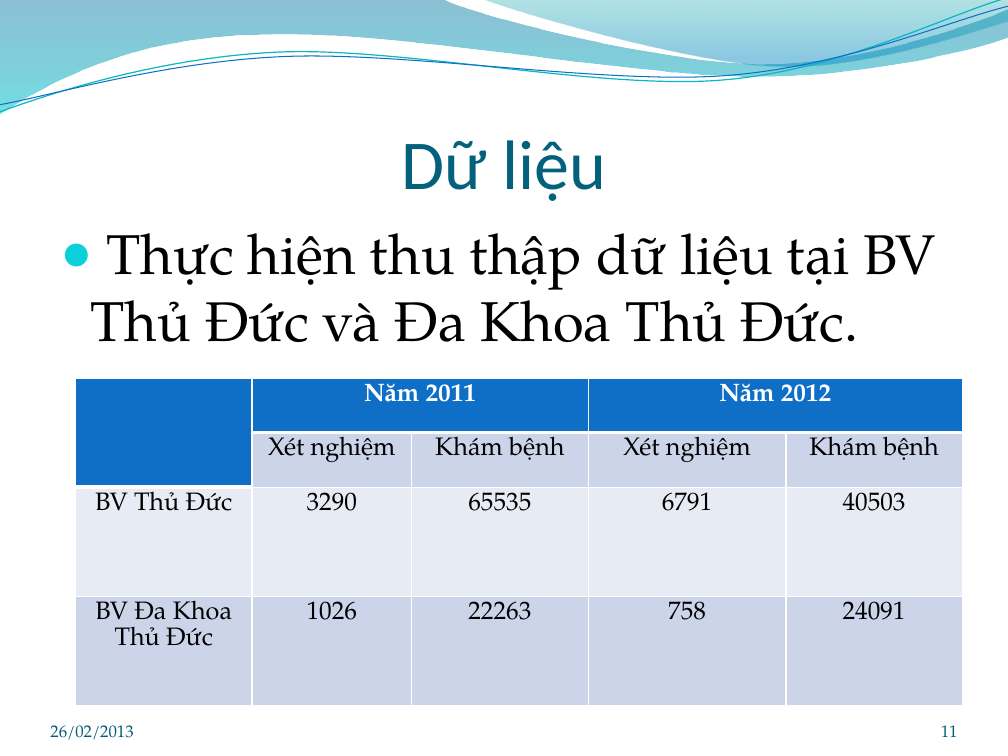
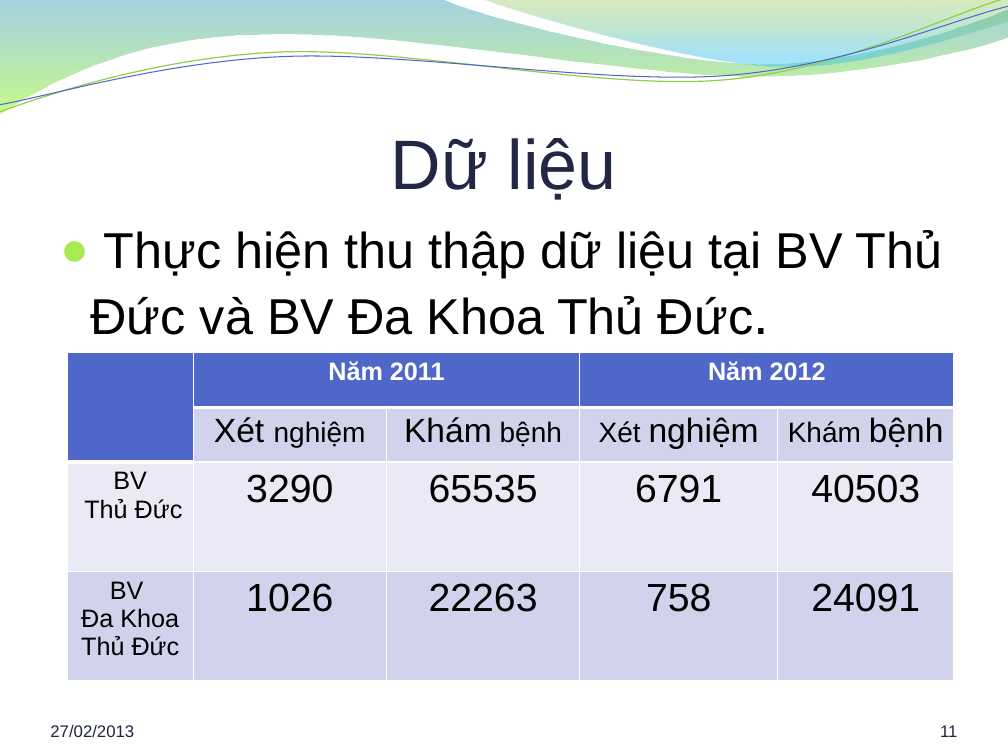
Before and after one commit to hung94it/benhvien, a slide deck: slide 11 of Diabetes/Documents/Report/Bao cao khoa luan.pptx. Drawn at 1008x756 pixels with LibreOffice and Linux fonts; fonts in the diff are those of the drawing; background and template pictures are left out. Boxes give left, top, right and bottom in pixels: in the first picture for what was removed or moved away, otherwise in the second. Text is boxed around its words. In the diff, an @@ line names an element or a change of style, - is before the commit and + after.

```diff
--- a/Diabetes/Documents/Report/Bao cao khoa luan.pptx
+++ b/Diabetes/Documents/Report/Bao cao khoa luan.pptx
@@ freeform shape at <box>0,0,1008,114</box>: fill gradient #0074A1 to #00C6CF to gradient #3B9CBF to #9CFA24 @@
@@ freeform shape at <box>0,0,1008,117</box>: outline #0AB8BF 0.85 pt to #93CE48 0.85 pt @@
@@ freeform shape at <box>0,6,1008,112</box>: outline #0F6FC6 0.75 pt to #4E67C8 0.75 pt @@
@@ freeform shape at <box>483,0,1008,70</box>: fill gradient #00A1A9 to #008BBF to gradient #7EBE2C to #39C1F1 @@
@@ title "Dữ liệu" at <box>391,138,617,200</box>: font Calibri to Arial, text colour #04617B to #212745 @@
@@ text at <box>91,230,943,335</box>: text changed; size 40 to 36 pt; font TeX Gyre Pagella to Arial @@
-● Thực hiện thu thập dữ liệu tại BV Thủ Đức và Đa Khoa Thủ Đức.
+● Thực hiện thu thập dữ liệu tại BV Thủ Đức và BV Đa Khoa Thủ Đức.
@@ table at <box>68,353,955,680</box> @@
-row 3, column 1: BV Thủ Đức
+row 3, column 1: BV / Thủ Đức
-row 4, column 1: BV Đa Khoa Thủ Đức
+row 4, column 1: BV / Đa Khoa Thủ Đức
@@ fill #0F6FC6 to #4E67C8 in 3 cells @@
@@ fill #CCD5EA to #D0D3EB in 9 cells @@
@@ fill #E7EBF5 to #E9EBF5 in row 3 @@
@@ font TeX Gyre Pagella to Arial in "Năm 2011", "Năm 2012", "Xét nghiệm", "Khám bệnh" and 10 more places @@
@@ size 18 to 24 pt in "Xét", "Khám", "nghiệm", "bệnh" @@
@@ size 18 to 20 pt in "nghiệm", "bệnh", "Xét", "Khám" @@
@@ size 18 to 28 pt in "3290", "65535", "6791", "40503" and 4 more places @@
@@ table: place and size @@
-table at <box>76,378,962,706</box>
+table at <box>68,353,955,680</box>
@@ page number at <box>940,725,957,737</box>: font TeX Gyre Pagella to Arial, text colour #045D75 to #202542 @@
@@ text at <box>50,725,134,737</box>: text changed; font TeX Gyre Pagella to Arial; text colour #045D75 to #202542 @@
-26/02/2013
+27/02/2013
```
Also in this commit, not shown: 28 other slides changed, 1 slide removed, 5 other files.
